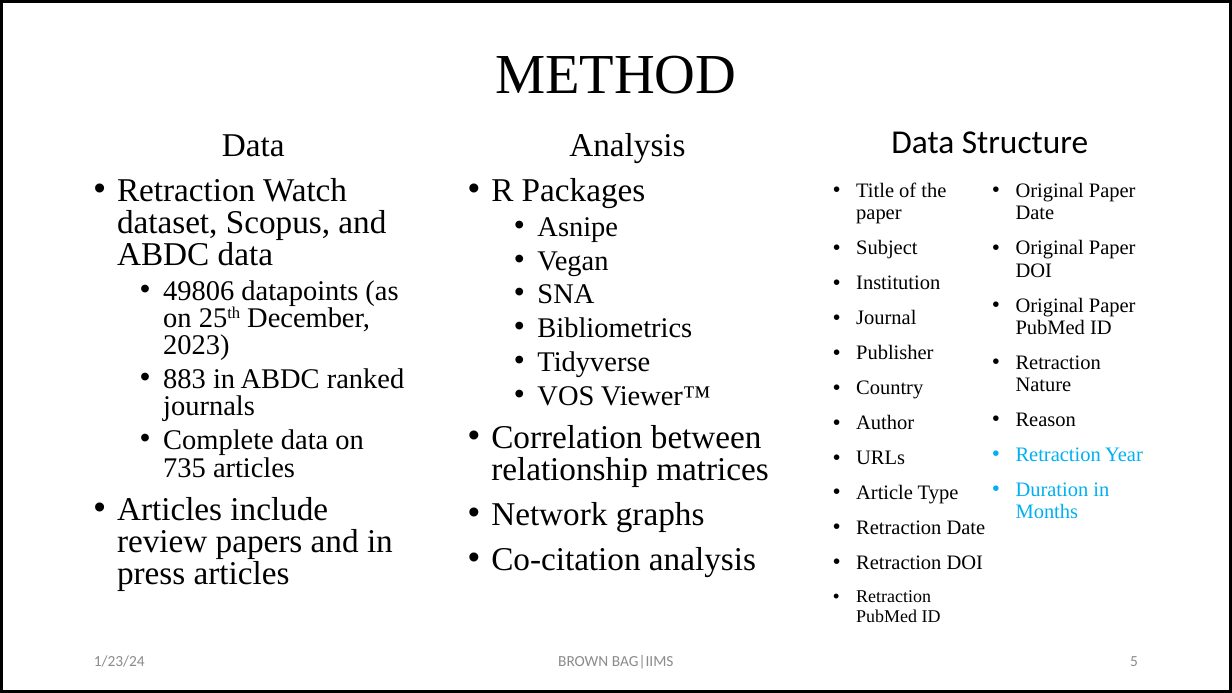
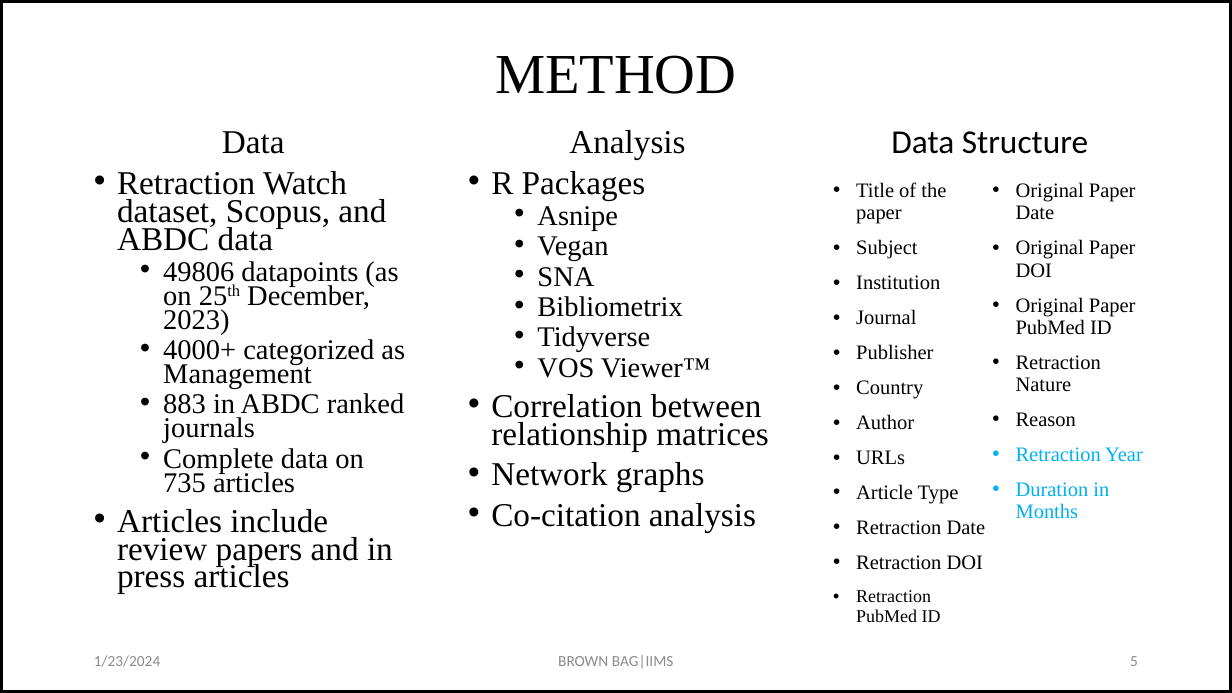
Before and after one commit to drkbhere/Retraction-Analysis, a slide deck: slide 5 of Brownbag-updated.pptx. Drawn at 1232x693 pixels with LibreOffice and Linux fonts; fonts in the diff are those of the drawing. Boxes give left, top, right and bottom in pixels: in the first picture for what was removed or moved away, otherwise in the second. Text is boxed around its words. In the diff, an @@ line names an element or a change of style, - is before the commit and + after.

```diff
--- a/Brownbag-updated.pptx
+++ b/Brownbag-updated.pptx
@@ text at [117,131,404,594]: line spacing 0.8 to 0.7 @@
@@ text at [491,130,768,533]: line spacing 0.8 to 0.7 @@
@@ text at [537,296,682,317]: text changed @@
-  • Bibliometrics
+  • Bibliometrix
@@ text at [163,339,405,389]: paragraph added @@
+  • 4000+ categorized as Management
@@ text at [94,655,160,667]: text changed @@
-1/23/24
+1/23/2024
```
Also in this commit, not shown: 25 other slides changed, 1 slide added, 1 other file.
